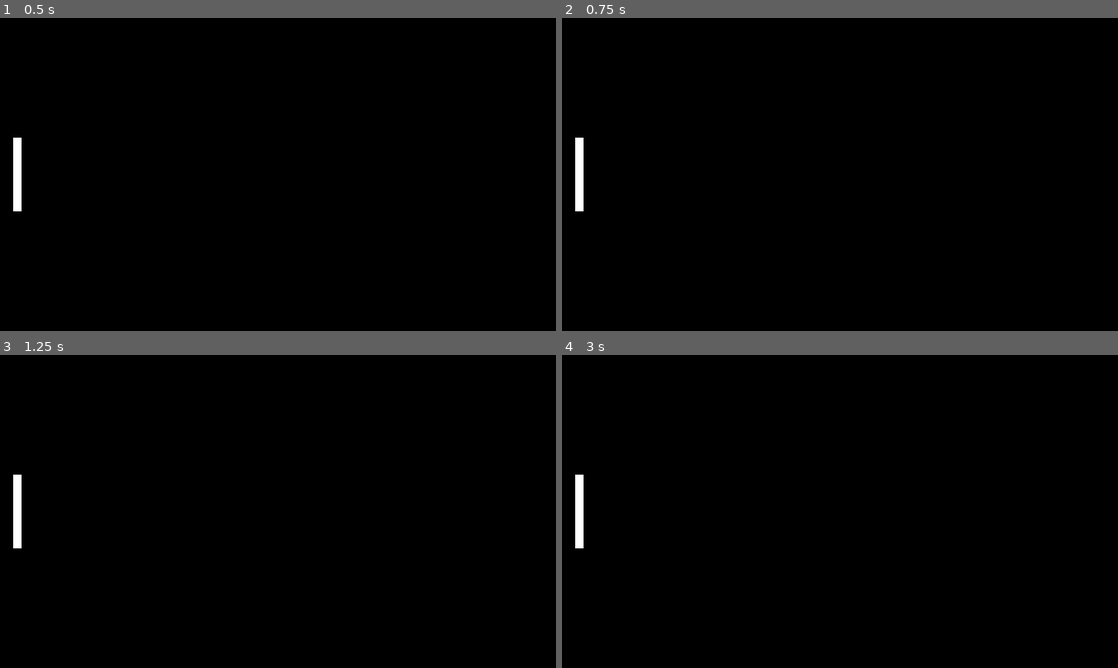
Above: before the commit, frames 1-4 (two rows, left to right).
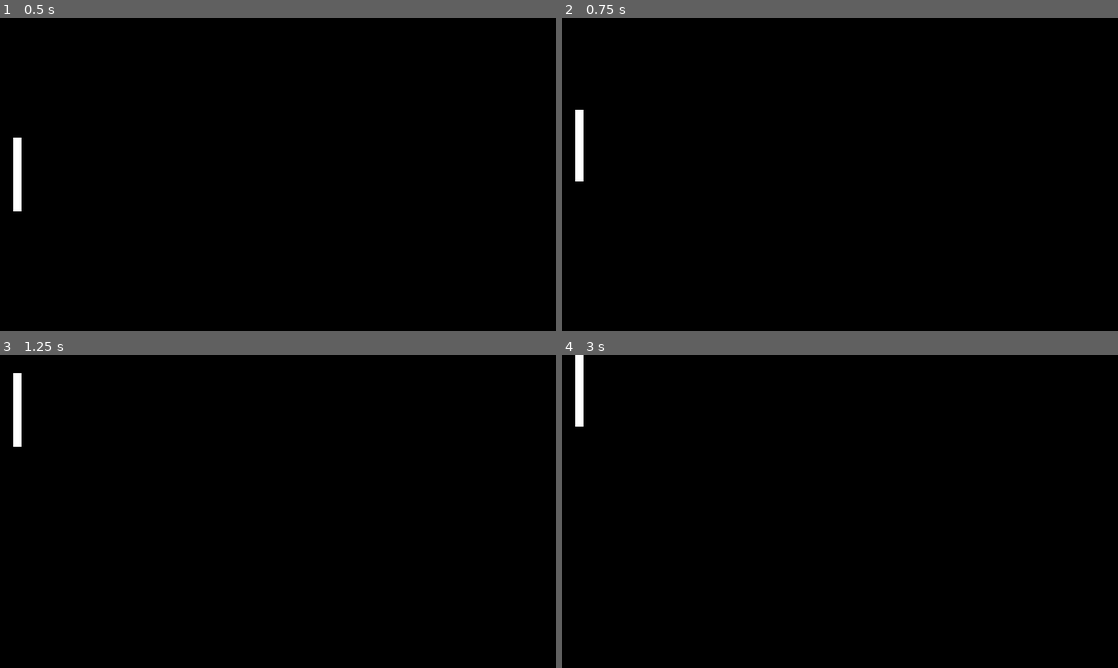
Above: after the commit, the same moments.

Repository: trtl-playz/pong
Game: Godot game, scene res://scenes/root.tscn
Two runs of this game, one before a commit and one after it. Both use one fixed random seed, a clock stepped at 60 frames per second and the inputs below.
Inputs:
- Up to frame 1 (0.5 s): no input
- Up to frame 2 (0.75 s): tap Enter at 0.5 s; hold W (pad1Up) from 0.53 s (still down)
- Up to frame 3 (1.25 s): keep holding W (pad1Up)
- Up to frame 4 (3 s): release W (pad1Up) at 1.28 s; hold S (pad1Down) 1.28-2.03 s; hold W (pad1Up) from 2.03 s (still down)

Frame 1 is identical in both runs. In frame 2, 0.3% of the frame differs, in the area x 2-4%, y 29-62%; in frame 3, 0.7%, in the area x 2-4%, y 5-62%; in frame 4, 0.7%.

Commit message:
working paddle

Diff:
--- /dev/null
+++ b/scenes/ball.tscn
@@ -0,0 +1,16 @@
+[gd_scene format=3 uid="uid://dhabs3fxf4gxp"]
+
+[sub_resource type="BoxMesh" id="BoxMesh_13pwd"]
+
+[sub_resource type="RectangleShape2D" id="RectangleShape2D_13pwd"]
+size = Vector2(25.999996, 26)
+
+[node name="ball" type="CharacterBody2D" unique_id=1664673057]
+
+[node name="MeshInstance2D" type="MeshInstance2D" parent="." unique_id=1083033131]
+scale = Vector2(26, 26)
+mesh = SubResource("BoxMesh_13pwd")
+
+[node name="CollisionShape2D" type="CollisionShape2D" parent="." unique_id=1891502073]
+position = Vector2(-2.3841858e-07, 0)
+shape = SubResource("RectangleShape2D_13pwd")
--- a/scenes/pad_1.tscn
+++ b/scenes/pad_1.tscn
@@ -1,4 +1,6 @@
 [gd_scene format=3 uid="uid://bshi4tg1ccdcx"]
+
+[ext_resource type="Script" uid="uid://nrf3o5w6l1w3" path="res://scripts/pad_1.gd" id="1_vu3nc"]
 
 [sub_resource type="BoxMesh" id="BoxMesh_13pwd"]
 
@@ -6,6 +8,7 @@
 size = Vector2(26.000002, 250)
 
 [node name="pad1" type="CharacterBody2D" unique_id=894277853]
+script = ExtResource("1_vu3nc")
 
 [node name="MeshInstance2D" type="MeshInstance2D" parent="." unique_id=2127822551]
 position = Vector2(4.7683716e-07, -6.1690807e-06)
--- /dev/null
+++ b/scripts/pad_1.gd
@@ -0,0 +1,14 @@
+extends CharacterBody2D
+
+var speed = 500
+
+func get_input():
+	## its probably not good practice to have strings that are empty
+	## since it gives an error in console. but idk how to make the
+	## player not able to go l/r other wise
+	var inputDir = Input.get_vector("", "", "pad1Up", "pad1Down")
+	velocity = inputDir * speed
+
+func _physics_process(delta):
+	get_input()
+	move_and_slide()
Not shown, added: scripts/pad_1.gd.uid
